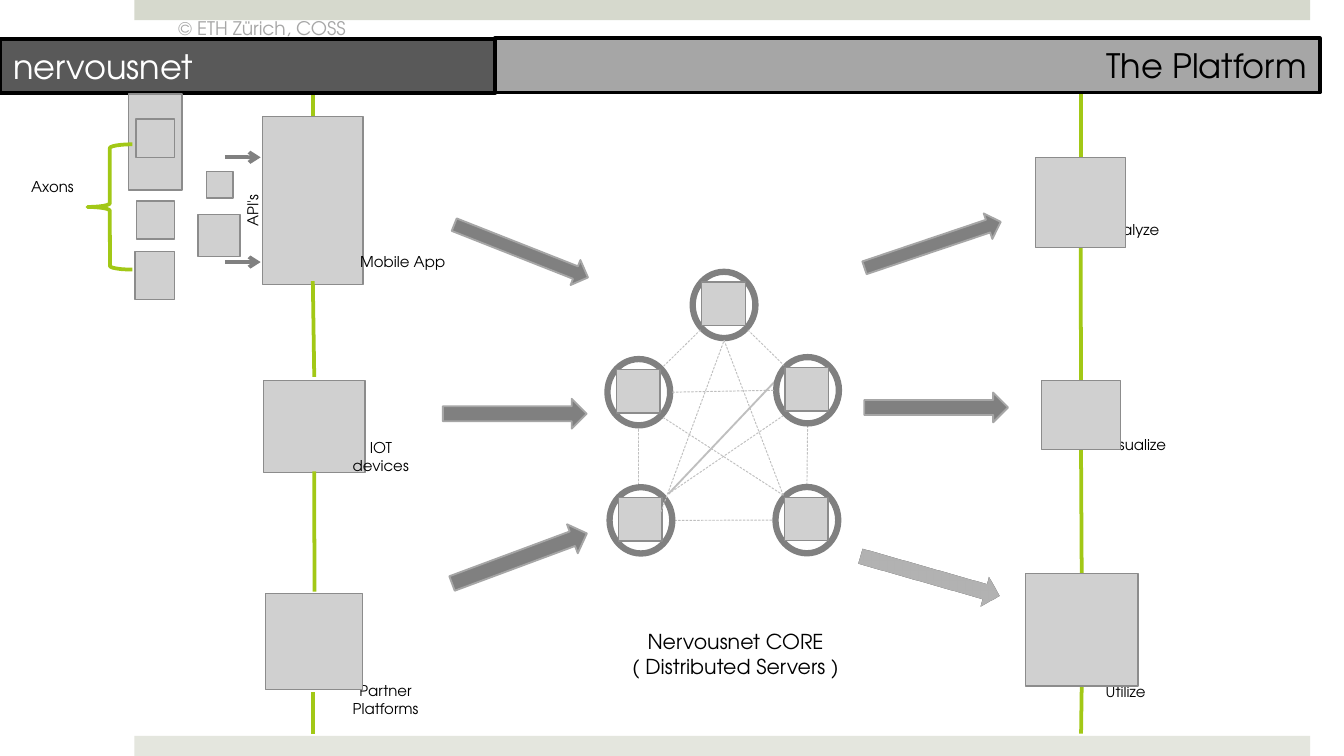
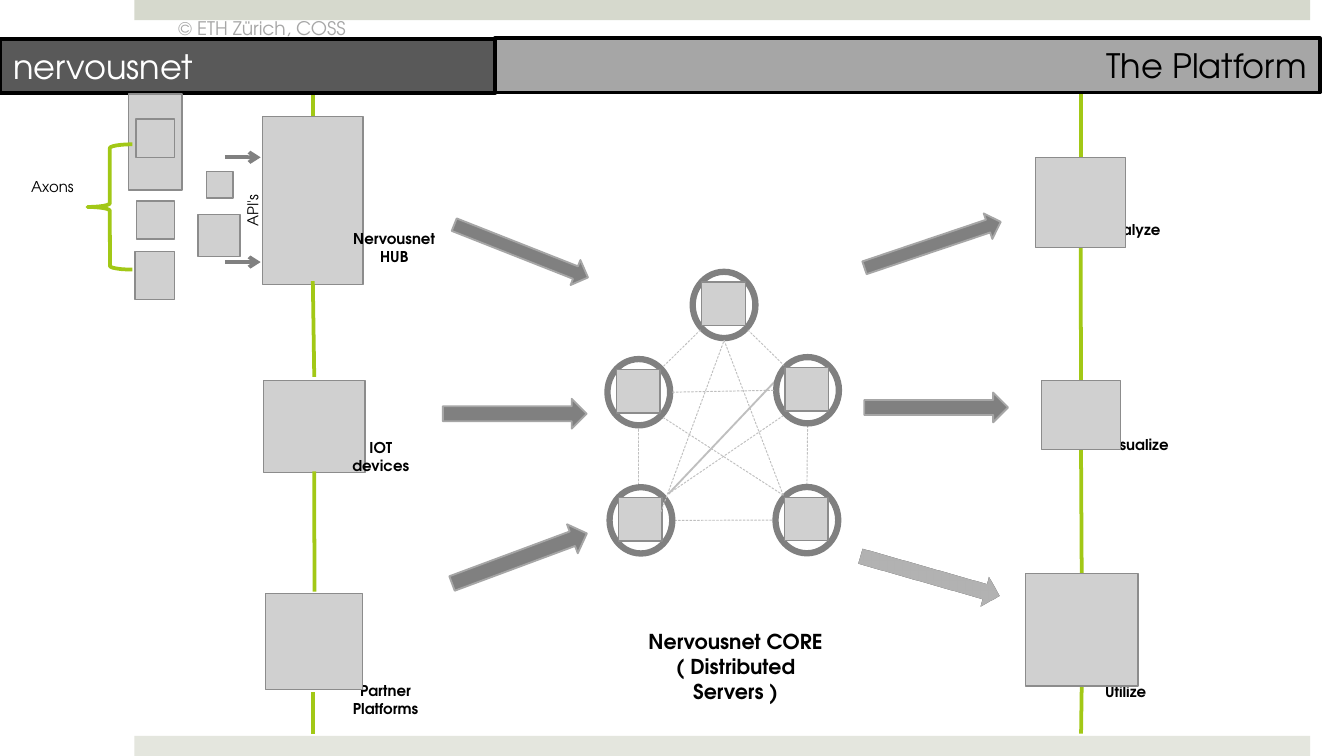
Before and after one commit to ppulikal/nervousnet-android, a slide deck: slide 3 of Documents/Architecture/nervousnet.pptx. Drawn at 1344x756 pixels with LibreOffice and Linux fonts; fonts in the diff are those of the drawing; grey boxes stand for pictures. Boxes give left, top, right and bottom in pixels: in the first picture for what was removed or moved away, otherwise in the second. Text is boxed around its words. In the diff, an @@ line names an element or a change of style, - is before the commit and + after.

```diff
--- a/Documents/Architecture/nervousnet.pptx
+++ b/Documents/Architecture/nervousnet.pptx
@@ text at (x1=353, y1=228, x2=435, y2=262): text changed; bold on @@
-Mobile App
+Nervousnet
+HUB
@@ bold on in 6 elements at (x1=648, y1=633, x2=823, y2=700), (x1=1102, y1=218, x2=1161, y2=242), (x1=353, y1=680, x2=418, y2=714), (x1=352, y1=442, x2=409, y2=473), (x1=1105, y1=681, x2=1146, y2=697), (x1=1106, y1=434, x2=1169, y2=450) @@
```
Also in this commit, not shown: 1 other slide changed, 16 other files.
